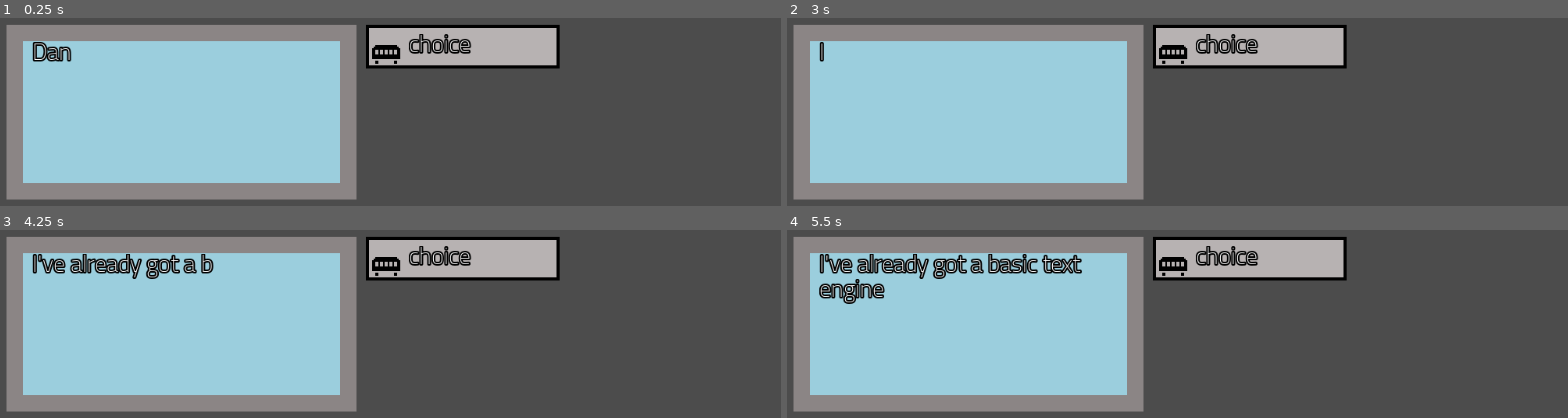
Above: before the commit, frames 1-4 (two rows, left to right).
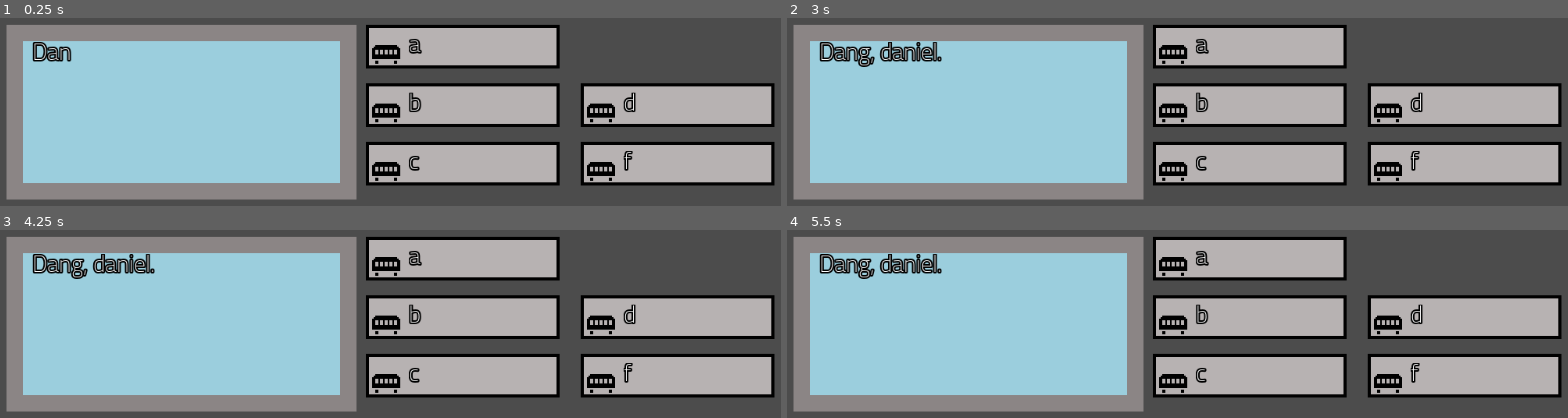
Above: after the commit, the same moments.

Repository: CtrlAltLeo/Horadeus
Game: Godot game, scene res://TextEngine/diobox.tscn
The game is run twice, just before and just after one commit, with the same random seed, the same clock (stepped at 60 frames per second) and the same inputs. The project has no main scene, so this scene is started directly.
Inputs (mouse positions are in pixels of both pictures, inside the frame that each line leads up to):
- Up to frame 1 (0.25 s): no input
- Up to frame 2 (3 s): move the mouse to (966, 112) at 0.52 s; click (966, 112) at 0.6 s; tap Enter at 1.25, 2.75 s; move the mouse to (outside the picture) at 1.27 s; click (outside the picture) at 1.35 s; tap Space at 2 s; move the mouse to (outside the picture) at 2.02 s; click (outside the picture) at 2.1 s; move the mouse to (1138, 72) at 2.77 s; click (1138, 72) at 2.85 s
- Up to frame 3 (4.25 s): move the mouse to (632, 260) at 3.52 s; click (632, 260) at 3.6 s
- Up to frame 4 (5.5 s): move the mouse to (outside the picture) at 4.27 s; click (outside the picture) at 4.35 s; move the mouse to (outside the picture) at 5.02 s; click (outside the picture) at 5.1 s

The runs differ from the first frame. In frame 1, 23% of the frame differs, in the area x 46-100%, y 8-90%; in frame 2, 24%; in frame 3, 25%; in frame 4, 26%, in the area x 4-100%, y 8-90%.

Commit message:
Choices appear and have destinations

Diff:
--- a/TextEngine/choice.gd
+++ b/TextEngine/choice.gd
@@ -1,7 +1,7 @@
 extends Node2D
 
 
-signal clicked
+signal clicked(des)
 
 var id = 0
 var text = "choice"
@@ -9,3 +9,8 @@
 
 func _ready():
 	$choiceText.text = text
+
+
+
+func _on_clickableObject_clicked():
+	emit_signal("clicked", des)
--- a/TextEngine/choice.tscn
+++ b/TextEngine/choice.tscn
@@ -1,8 +1,12 @@
-[gd_scene load_steps=4 format=2]
+[gd_scene load_steps=6 format=2]
 
 [ext_resource path="res://TextEngine/placeholderChoice.png" type="Texture" id=1]
 [ext_resource path="res://TextEngine/choice.gd" type="Script" id=2]
 [ext_resource path="res://TextEngine/dioTheme.tres" type="Theme" id=3]
+[ext_resource path="res://UI/clickableObject.tscn" type="PackedScene" id=4]
+
+[sub_resource type="RectangleShape2D" id=1]
+extents = Vector2( 118.539, 23.5451 )
 
 [node name="choice" type="Node2D"]
 position = Vector2( -8, 24 )
@@ -25,3 +29,9 @@
 __meta__ = {
 "_edit_use_anchors_": false
 }
+
+[node name="clickableObject" parent="." instance=ExtResource( 4 )]
+
+[node name="CollisionShape2D" type="CollisionShape2D" parent="clickableObject"]
+shape = SubResource( 1 )
+[connection signal="clicked" from="clickableObject" to="." method="_on_clickableObject_clicked"]
--- a/TextEngine/diobox.gd
+++ b/TextEngine/diobox.gd
@@ -29,7 +29,7 @@
 
 #The actual Choice Text
 #Choice Format When It Triggers:How Many there are:ChoiceText1-X:Corrisponding Choice Destination
-var choices = []
+var choices = ["0:6:a:b:c:d:e:f:1:1:1:1:1:1"]
 
 func _ready():
 
@@ -127,10 +127,22 @@
 
 		choiceDes.append(splitChoice[ 2 + numberOfChoices + i ])
 
-	print(choiceText)
-	print(choiceDes)
+#	print(choiceText)
+#	print(choiceDes)
 
 	for i in numberOfChoices:
-		var nBox = choiceBox.instance()
+		var nBox = load("res://TextEngine/choice.tscn").instance()
 		nBox.text = choiceText[i]
 		nBox.des = choiceDes[i]
+
+		nBox.connect("clicked",self, "ChoiceClicked")
+
+		if i < 3:
+			nBox.position = Vector2(600, 388 + (i * 75))
+		else:
+			nBox.position = Vector2(875, 388 +( abs(i/2) * 75 ))
+		self.add_child(nBox)
+
+
+func ChoiceClicked(des):
+	print(des)
--- a/TextEngine/diobox.tscn
+++ b/TextEngine/diobox.tscn
@@ -1,9 +1,8 @@
-[gd_scene load_steps=7 format=2]
+[gd_scene load_steps=6 format=2]
 
 [ext_resource path="res://TextEngine/dioTheme.tres" type="Theme" id=1]
 [ext_resource path="res://TextEngine/DioBox.png" type="Texture" id=2]
 [ext_resource path="res://TextEngine/diobox.gd" type="Script" id=3]
-[ext_resource path="res://TextEngine/choice.tscn" type="PackedScene" id=4]
 [ext_resource path="res://UI/clickableObject.tscn" type="PackedScene" id=5]
 
 [sub_resource type="RectangleShape2D" id=1]
@@ -39,9 +38,6 @@
 wait_time = 0.06
 one_shot = true
 
-[node name="choice" parent="." instance=ExtResource( 4 )]
-position = Vector2( 600, 388 )
-
 [node name="clickableObject" parent="." instance=ExtResource( 5 )]
 
 [node name="CollisionShape2D" type="CollisionShape2D" parent="clickableObject"]
